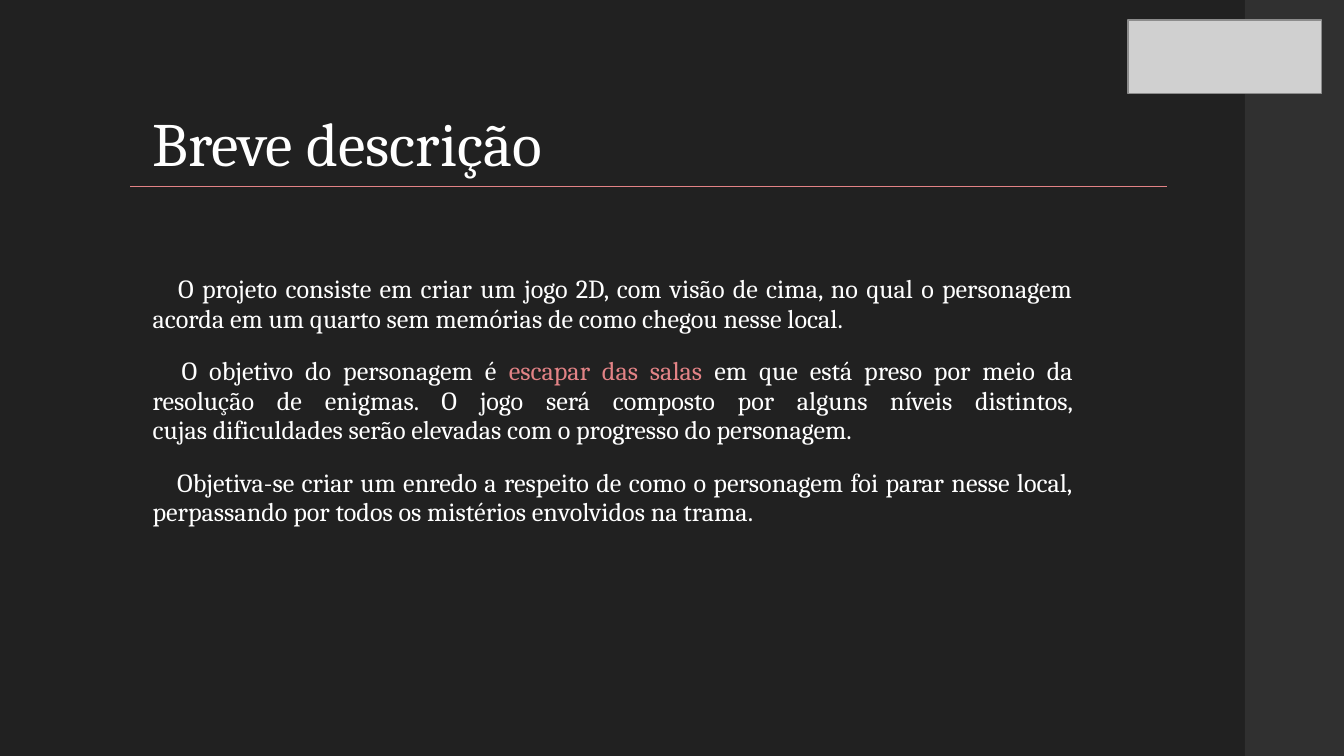
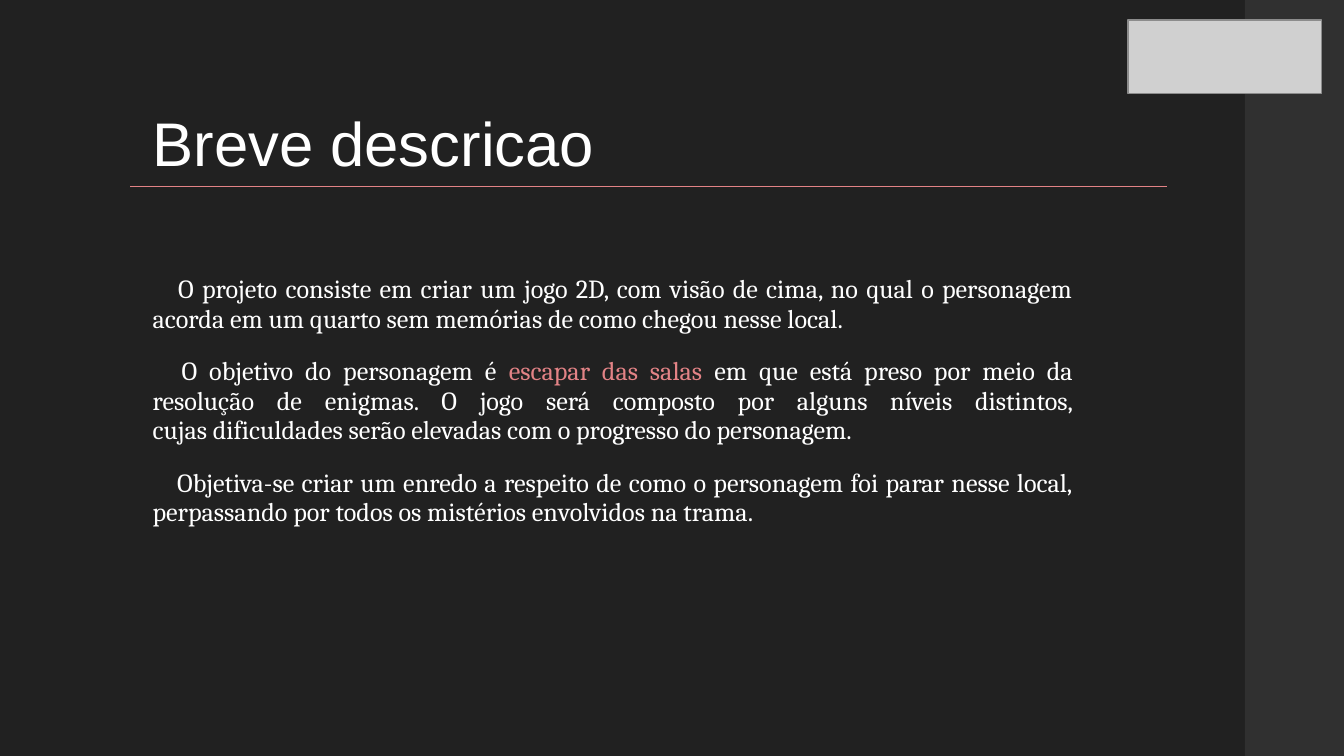
Before and after one commit to brendonborck/mystery_house_game, a slide deck: slide 4 of Apresentacao.pptx. Drawn at 1344x756 pixels with LibreOffice and Linux fonts; fonts in the diff are those of the drawing; grey boxes stand for pictures. Boxes give left, top, right and bottom in pixels: in the first picture for what was removed or moved away, otherwise in the second. Text is boxed around its words. In the diff, an @@ line names an element or a change of style, - is before the commit and + after.

```diff
--- a/Apresentacao.pptx
+++ b/Apresentacao.pptx
@@ title at [153, 121, 594, 167]: text changed; font Cambria to Arial @@
-Breve descrição
+Breve descricao
```
Also in this commit, not shown: 13 other slides changed, 2 slides added, 2 slides removed, 3 other files.
